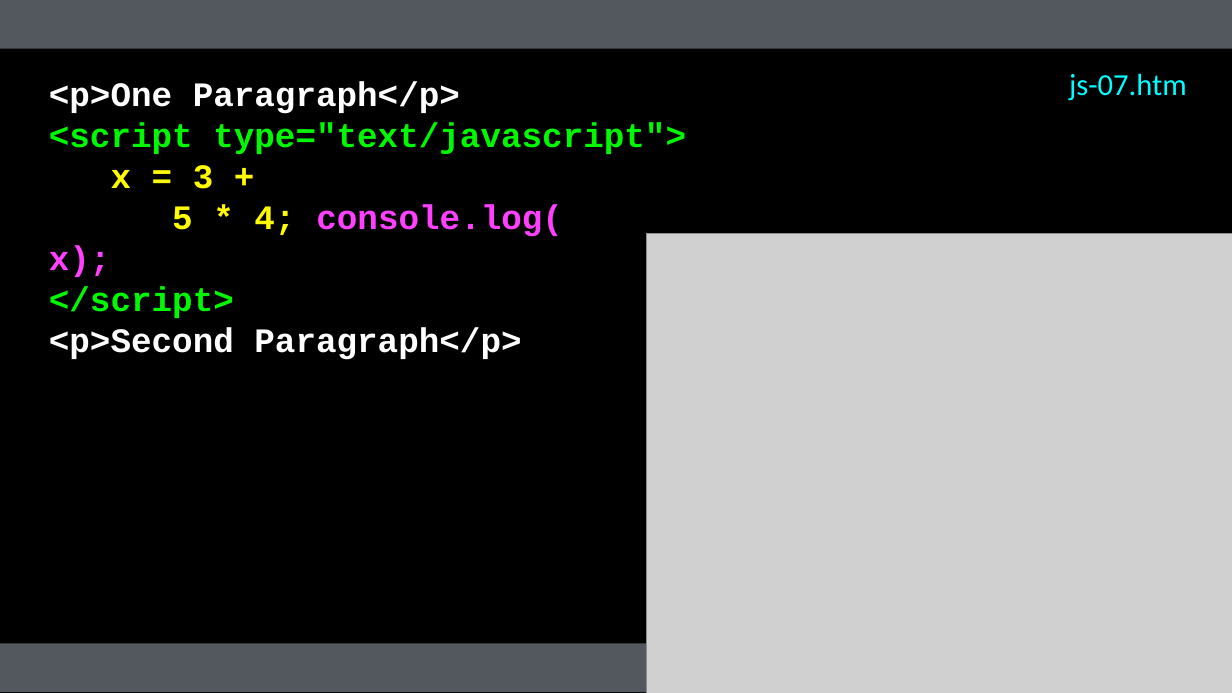
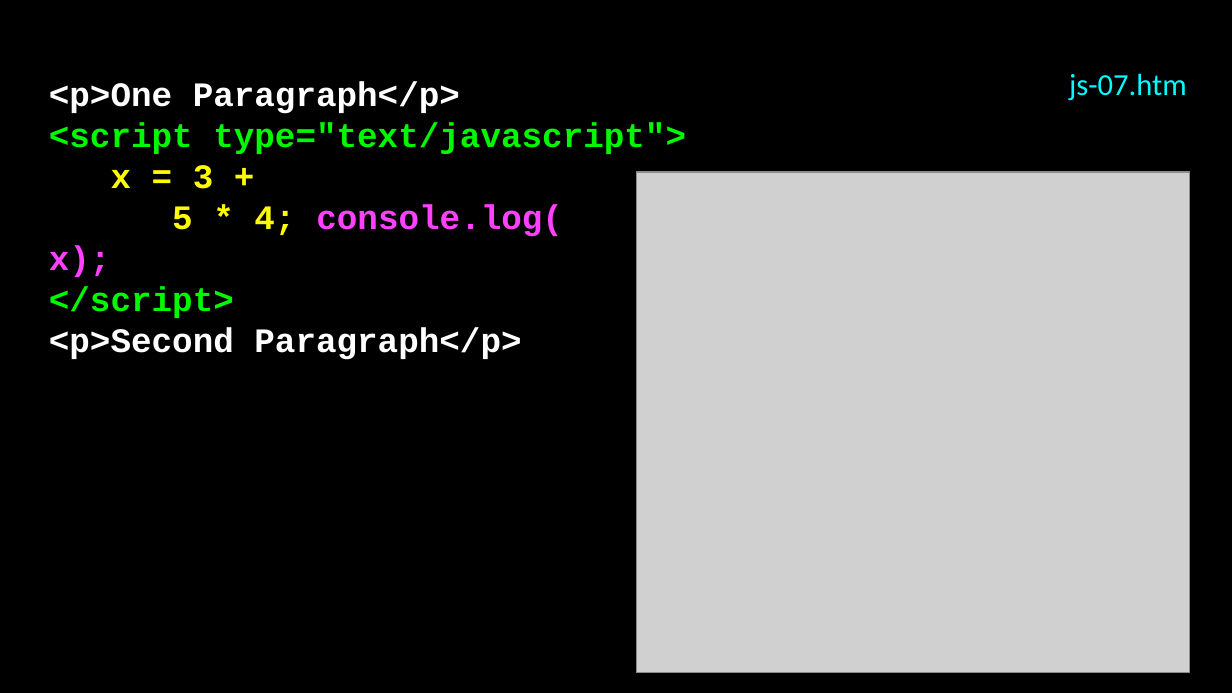
Before and after one commit to csev/wa4e, a slide deck: slide 22 of lectures/JS-01-JavaScript.ppt. Drawn at 1232x693 pixels with LibreOffice and Linux fonts; fonts in the diff are those of the drawing; grey boxes stand for pictures. Boxes give left, top, right and bottom in pixels: in the first picture for what was removed or moved away, otherwise in the second. Text is boxed around its words. In the diff, an @@ line names an element or a change of style, - is before the commit and + after.

```diff
--- a/lectures/JS-01-JavaScript.ppt
+++ b/lectures/JS-01-JavaScript.ppt
@@ rectangle removed at bbox=[0, 0, 1232, 49] @@
@@ picture: place and size @@
-picture at bbox=[647, 234, 1232, 693]
+picture at bbox=[637, 172, 1190, 673]
@@ rectangle at bbox=[0, 643, 1232, 692]: fill #53585F to #000000 @@
```
Also in this commit, not shown: 52 other slides changed, 1 slide added, 1 slide removed, 15 other files.
